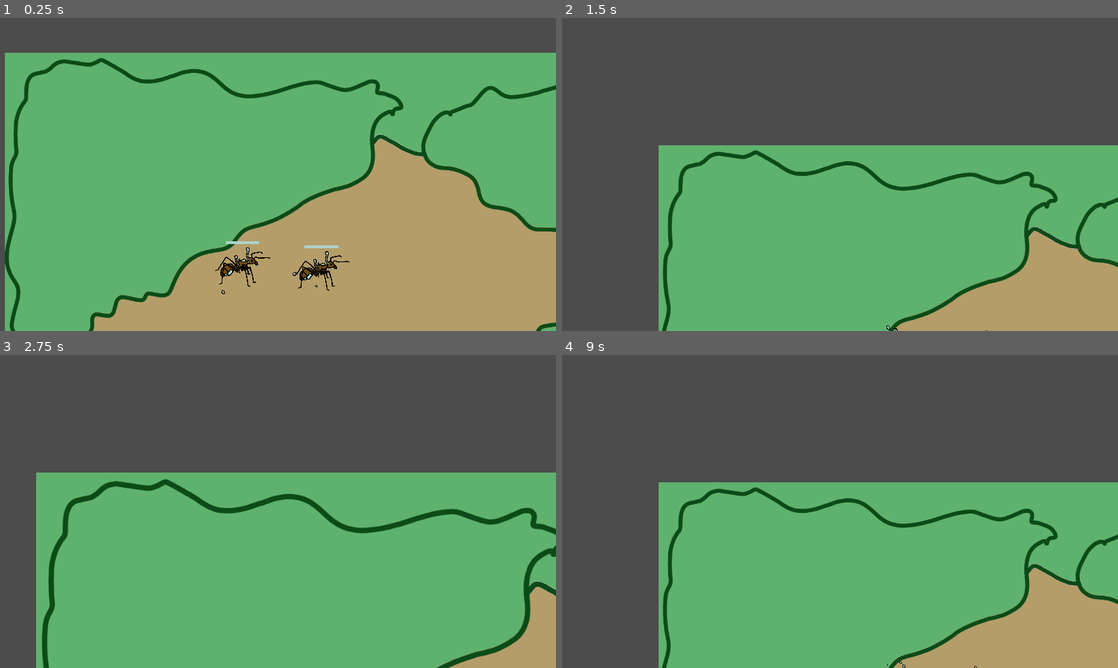
Above: before the commit, frames 1-4 (two rows, left to right).
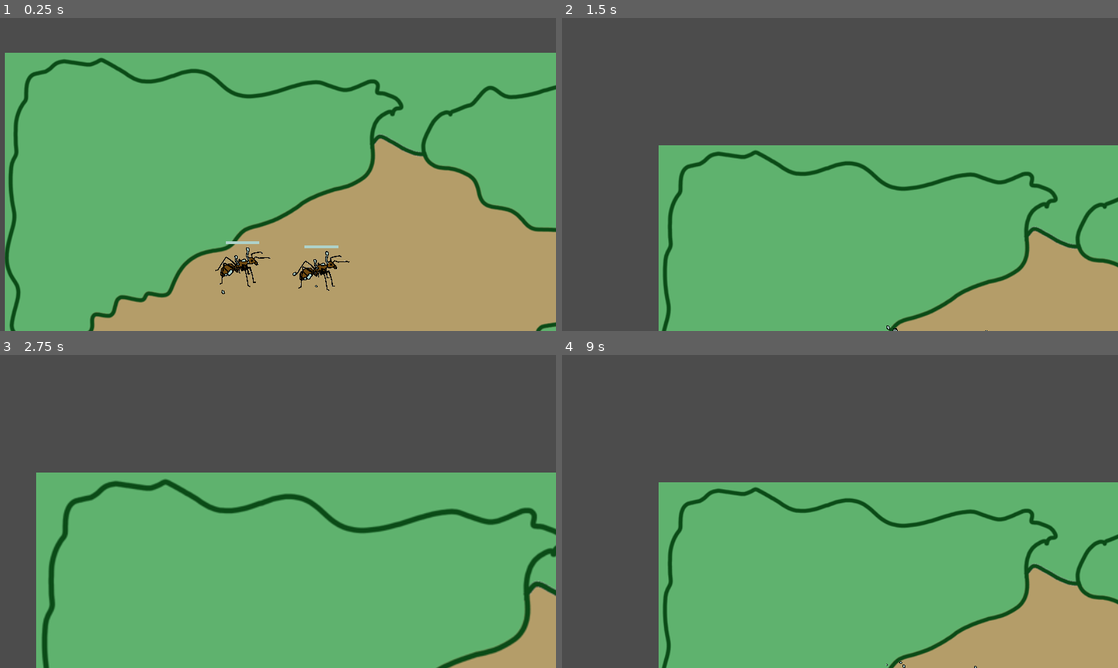
Above: after the commit, the same moments.

Repository: charliedavenport/Combine
Game: Godot game, scene res://TestScene.tscn
Same seed, same stepped clock (60 frames per second), same inputs: the game is played once before the commit and once after it.
Inputs (mouse positions are in pixels of both pictures, inside the frame that each line leads up to):
- Up to frame 1 (0.25 s): no input
- Up to frame 2 (1.5 s): move the mouse to (962, 158) at 0.52 s; click (962, 158) at 0.6 s; tap Enter at 1.25 s; move the mouse to (728, 190) at 1.27 s; right-click (728, 190) at 1.35 s
- Up to frame 3 (2.75 s): tap Space at 2 s; move the mouse to (333, 442) at 2.02 s; hold Mouse wheel up (cam_zoom_in) from 2.03 s (still down)
- Up to frame 4 (9 s): tap Enter at 2.75, 4.25 s; move the mouse to (812, 574) at 2.77 s; release Mouse wheel up (cam_zoom_in) at 2.78 s; tap Mouse wheel down (cam_zoom_out) at 2.85, 5.85, 8.85 s; tap Space at 3.5, 5 s; move the mouse to (1006, 558) at 3.52 s; click (1006, 558) at 3.6 s; move the mouse to (673, 464) at 4.27 s; right-click (673, 464) at 4.35 s; move the mouse to (867, 511) at 5.02 s; hold Mouse wheel up (cam_zoom_in) 5.03-5.78 s; move the mouse to (756, 433) at 5.77 s; move the mouse to (962, 495) at 6.52 s; click (962, 495) at 6.6 s; move the mouse to (728, 527) at 7.27 s; right-click (728, 527) at 7.35 s; move the mouse to (895, 442) at 8.02 s; hold Mouse wheel up (cam_zoom_in) 8.03-8.78 s; move the mouse to (812, 574) at 8.77 s

The runs differ from the first frame. In frame 1, 0.4% of the frame differs, in the area x 0-100%, y 12-100%; in frame 2, 0.2%; in frame 3, 0.2%; in frame 4, 0.2%.

Commit message:
Ant shader is now html compatible

Diff:
--- a/Bug.gd
+++ b/Bug.gd
@@ -36,7 +36,7 @@
 	atk_area.connect("body_entered", self, "on_body_entered")
 	atk_timer.wait_time = atk_rate
 	anim.play("idle")
-	sprite.material.set_shader_param("outline_width", 0)
+	sprite.material.set_shader_param("line_thickness", 0)
 	hp = MAX_HP
 
 func _draw() -> void:
@@ -51,13 +51,11 @@
 	is_enemy = _value
 	bug_gui.set_enemy(is_enemy)
 	if is_enemy:
-		#sprite.modulate = Color.red
 		self.collision_layer = 4 # enemy
 		atk_area.collision_mask = 2 # player
 		sprite.texture = enemy_sprite
 		particles.emitting = false
 	else:
-		#sprite.modulate = Color.white
 		self.collision_layer = 2 # player
 		atk_area.collision_mask = 4 # enemy
 		sprite.texture = friendly_sprite
@@ -75,8 +73,7 @@
 	pass # TODO
 
 func highlight(_value : bool) -> void:
-	sprite.material.set_shader_param("outline_width", 10 if _value else 0)
-	#selected_sprite.visible = _value
+	sprite.material.set_shader_param("line_thickness", 10 if _value else 0)
 
 func start_moving_along_path() -> void:
 	curr_state = State.MOVING
@@ -113,14 +110,15 @@
 	curr_state = State.ATTACKING
 #	sprite.texture = atk_sprite
 	#target_bug.connect("bug_killed", self, "on_target_killed")
-	target_bug.connect("bug_infected", self, "on_target_killed")
+	if not target_bug.is_connected("bug_infected", self, "on_target_killed"):
+		target_bug.connect("bug_infected", self, "on_target_killed")
 	print(self.name + " attacking " + target_bug.name)
 	while curr_state == State.ATTACKING:
 		atk_timer.start()
 		yield(atk_timer, "timeout")
 		if curr_state != State.ATTACKING:
 			return
-		target_bug.damage(atk_damage)
+		target_bug.damage(atk_damage, self)
 
 func on_target_killed(_bug) -> void:
 	curr_state = State.IDLE
@@ -136,14 +134,13 @@
 	bug_gui.set_hp(hp)
 	emit_signal("bug_infected", self)
 	set_enemy(false)
-	#sprite.texture = friendly_sprite
 
 func kill() -> void:
 	print(name + " is killed")
 	emit_signal("bug_killed", self)
 	queue_free()
 
-func damage(_value : float) -> void:
+func damage(_value : float, _source) -> void:
 	#print(name + " is damaged for " + str(_value))
 	anim.play("flash")
 	hp -= _value
--- a/Bug.tscn
+++ b/Bug.tscn
@@ -14,11 +14,8 @@
 shader = ExtResource( 4 )
 shader_param/flash_color = Color( 1, 1, 1, 1 )
 shader_param/flash_amount = 0.0
-shader_param/outline_color = Color( 1, 1, 1, 1 )
-shader_param/outline_width = 0.0
-shader_param/outline_pattern = 0
-shader_param/outline_inside = false
-shader_param/outline_add_margins = true
+shader_param/line_color = Color( 1, 1, 1, 1 )
+shader_param/line_thickness = 7.0
 
 [sub_resource type="CircleShape2D" id=1]
 radius = 38.0
--- a/TestScene.tscn
+++ b/TestScene.tscn
@@ -20,6 +20,7 @@
 
 [node name="LevelSprite" type="Sprite" parent="."]
 position = Vector2( 2048, 2048 )
+scale = Vector2( 2, 2 )
 z_index = -3
 texture = ExtResource( 6 )
 
--- a/flash.shader
+++ b/flash.shader
@@ -5,67 +5,27 @@
 uniform vec4 flash_color : hint_color;
 uniform float flash_amount : hint_range(0.0, 1.0);
 
-uniform vec4 outline_color : hint_color = vec4(1.0);
-uniform float outline_width : hint_range(0, 10) = 1.0;
-uniform int outline_pattern : hint_range(0, 2) = 0; // diamond, circle, square
-uniform bool outline_inside = false;
-uniform bool outline_add_margins = true; // only useful when outline_inside is false
-
-void vertex() {
-	if (outline_add_margins) {
-		VERTEX += (UV * 2.0 - 1.0) * outline_width;
-	}
-}
-
-bool hasContraryNeighbour(vec2 uv, vec2 texture_pixel_size, sampler2D texture) {
-	for (float i = -ceil(outline_width); i <= ceil(outline_width); i++) {
-		float x = abs(i) > outline_width ? outline_width * sign(i) : i;
-		float offset;
-		if (outline_pattern == 0) {
-			offset = outline_width - abs(x);
-		} else if (outline_pattern == 1) {
-			offset = floor(sqrt(pow(outline_width + 0.5, 2) - x * x));
-		} else if (outline_pattern == 2) {
-			offset = outline_width;
-		}
-		for (float j = -ceil(offset); j <= ceil(offset); j++) {
-			float y = abs(j) > offset ? offset * sign(j) : j;
-			vec2 xy = uv + texture_pixel_size * vec2(x, y);
-			if ((xy != clamp(xy, vec2(0.0), vec2(1.0)) || texture(texture, xy).a == 0.0) == outline_inside) {
-				return true;
-			}
-		}
-	}
-	return false;
-}
+uniform vec4 line_color : hint_color = vec4(1);
+uniform float line_thickness : hint_range(0, 10) = 1.0;
 
 void fragment() {
-//	vec4 color = texture(TEXTURE, UV);
-//	color.rgb = mix(color.rgb, flash_color.rgb, flash_amount);
-//	COLOR = color;
 
-	vec2 uv = UV;
+	vec2 size = TEXTURE_PIXEL_SIZE * line_thickness;
 
-	if (outline_add_margins) {
-		vec2 texture_pixel_size = vec2(1.0) / (vec2(1.0) / TEXTURE_PIXEL_SIZE + vec2(outline_width * 2.0));
+	float outline = texture(TEXTURE, UV + vec2(-size.x, 0)).a;
+	outline += texture(TEXTURE, UV + vec2(0, size.y)).a;
+	outline += texture(TEXTURE, UV + vec2(size.x, 0)).a;
+	outline += texture(TEXTURE, UV + vec2(0, -size.y)).a;
+	outline += texture(TEXTURE, UV + vec2(-size.x, size.y)).a;
+	outline += texture(TEXTURE, UV + vec2(size.x, size.y)).a;
+	outline += texture(TEXTURE, UV + vec2(-size.x, -size.y)).a;
+	outline += texture(TEXTURE, UV + vec2(size.x, -size.y)).a;
+	outline = min(outline, 1.0);
 
-		uv = (uv - texture_pixel_size * outline_width) * TEXTURE_PIXEL_SIZE / texture_pixel_size;
+	vec4 color = texture(TEXTURE, UV);
+	COLOR = mix(color, line_color, outline - color.a);
 
-		if (uv != clamp(uv, vec2(0.0), vec2(1.0))) {
-			COLOR.a = 0.0;
-		} else {
-			COLOR = texture(TEXTURE, uv);
-		}
-	} else {
-		COLOR = texture(TEXTURE, uv);
-	}
-
-	if ((COLOR.a > 0.0) == outline_inside && hasContraryNeighbour(uv, TEXTURE_PIXEL_SIZE, TEXTURE)) {
-		COLOR.rgb = outline_inside ? mix(COLOR.rgb, outline_color.rgb, outline_color.a) : outline_color.rgb;
-		COLOR.a += (1.0 - COLOR.a) * outline_color.a;
-	}
-
-	vec4 color = vec4(COLOR );
+	color = COLOR;
 	color.rgb = mix(color.rgb, flash_color.rgb, flash_amount);
 	COLOR = color;
 
Binary file removed: ant.png
Not shown, removed: ant.png.import
Binary file removed: ant_infected.png
Not shown, removed: ant_infected.png.import
Binary file removed: ant_infected_walk_0.png
Not shown, removed: ant_infected_walk_0.png.import
Binary file removed: ant_infected_walk_1.png
Not shown, removed: ant_infected_walk_1.png.import
Binary file removed: ant_walk_0.png
Not shown, removed: ant_walk_0.png.import
Binary file removed: ant_walk_1.png
Not shown, removed: ant_walk_1.png.import
(and 4 more such lines)
